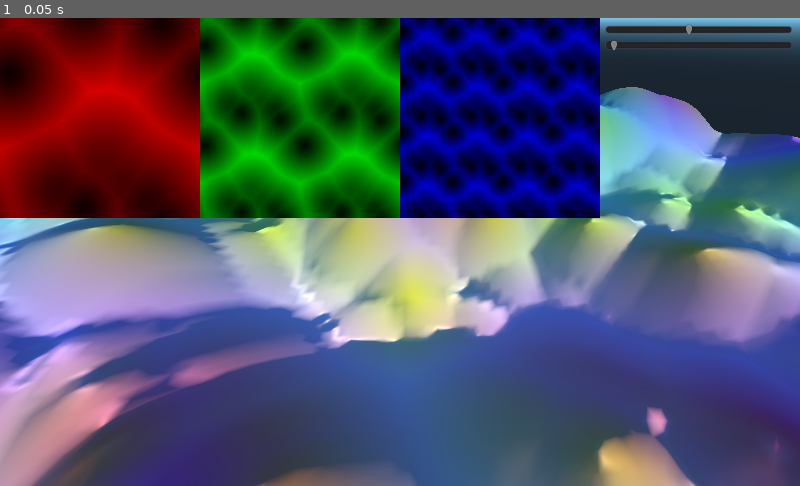
Above: before the commit, frame 1.
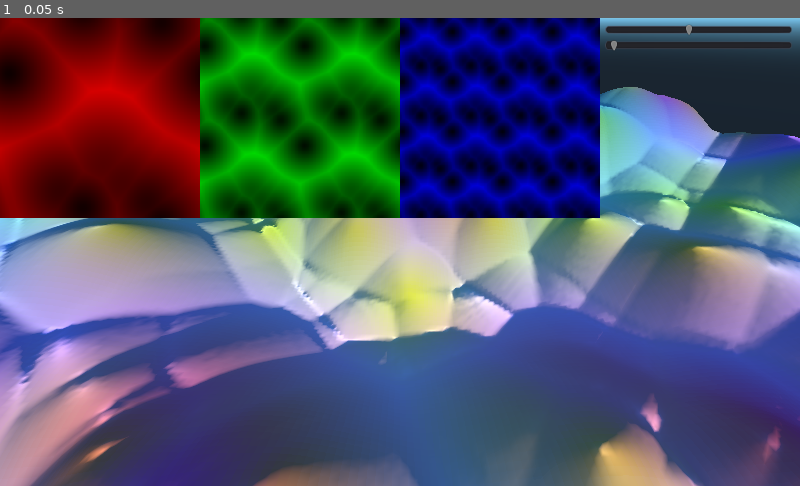
Above: after the commit, the same moment.

Repository: BastiaanOlij/godot-noise-texture-asset
Game: Godot game, scene res://Main.tscn
Same seed, same stepped clock (60 frames per second), same inputs: the game is played once before the commit and once after it.
Inputs:
- Up to frame 1 (0.05 s): no input

The runs differ from the first frame. In frame 1, 4.0% of the frame differs, in the area x 0-100%, y 14-100%.

Commit message:
Subdivide our plane a little more through code

Diff:
--- a/Main.gd
+++ b/Main.gd
@@ -1 +1,5 @@
 extends Spatial
+
+func _ready():
+	$HeightMapExample.mesh.subdivide_width = 255
+	$HeightMapExample.mesh.subdivide_depth = 255
--- a/Main.tscn
+++ b/Main.tscn
@@ -40,7 +40,7 @@
 [sub_resource type="ViewportTexture" id=3]
 
 resource_local_to_scene = true
-flags = 4
+flags = 0
 viewport_path = NodePath("WorleyViewport")
 
 [sub_resource type="ShaderMaterial" id=4]
@@ -54,7 +54,7 @@
 [sub_resource type="ViewportTexture" id=5]
 
 resource_local_to_scene = true
-flags = 4
+flags = 0
 viewport_path = NodePath("WorleyViewport")
 
 [node name="Main" type="Spatial" index="0"]
